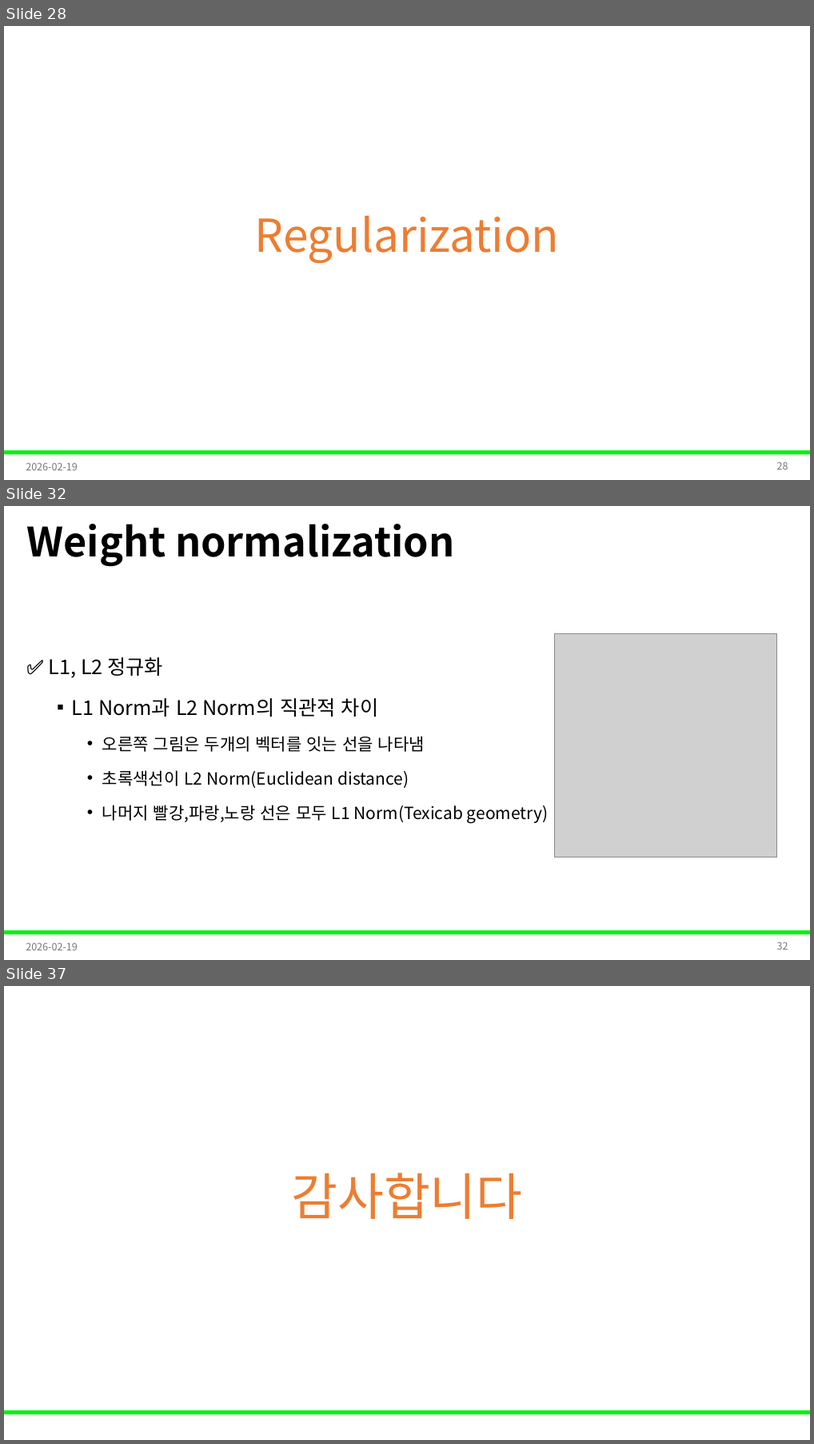
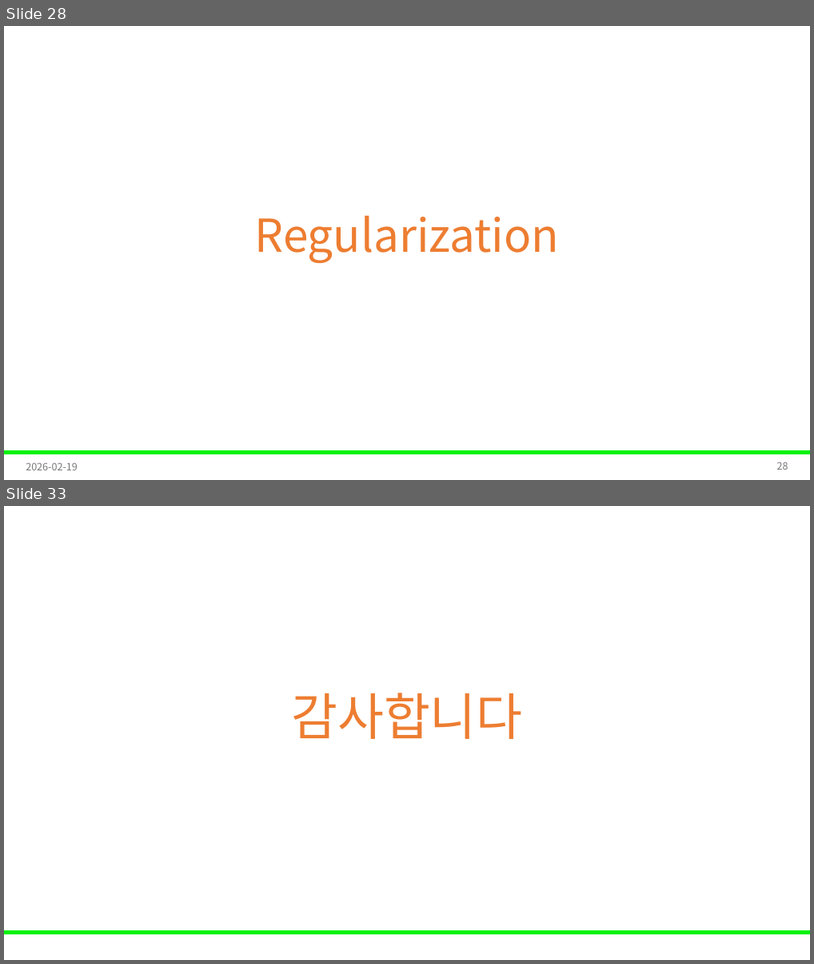
Before and after one commit to Leader-Lesson/KDT_RE_5th, a slide deck: material/5_AI/11_딥러닝 학습 안정화 전략.pptx. Shown one above the other, each under a label of ours: slides 28, 32 and 37 before the commit, slides 28 and 33 after it; the slides between them are not shown. The pictures are 814x1444 and 814x964 pixels, drawn with LibreOffice and Linux fonts; fonts in the diff are those of the drawing; grey boxes stand for pictures; background and template pictures are left out. Boxes give left, top, right and bottom in pixels: in the first picture for what was removed or moved away, otherwise in the second. Text is boxed around its words. In the diff, an @@ line names an element or a change of style, - is before the commit and + after.

```diff
--- a/material/5_AI/11_딥러닝 학습 안정화 전략.pptx
+++ b/material/5_AI/11_딥러닝 학습 안정화 전략.pptx
@@ slide 32 removed at [4,506,810,960], background #FFFFFF; not listed: 1 template element that a slide beside it also shows @@
@@ title removed at [26,524,454,567] @@
-Weight normalization
@@ picture removed at [554,634,777,856] @@
@@ text removed at [49,657,549,823] @@
-✅ L1, L2 정규화
-  ▪ L1 Norm과 L2 Norm의 직관적 차이
-    • 오른쪽 그림은 두개의 벡터를 잇는 선을 나타냄
-    • 초록색선이 L2 Norm(Euclidean distance)
-    • 나머지 빨강,파랑,노랑 선은 모두 L1 Norm(Texicab geometry)
@@ text removed at [26,942,78,950] @@
-2026-02-19
@@ page number removed at [778,941,789,949] @@
-32
@@ what was slide 37 is now slide 33 @@
```
Also in this commit, not shown: 10 slides changed, 1 slide added, 4 other slides removed, 8 other files.
